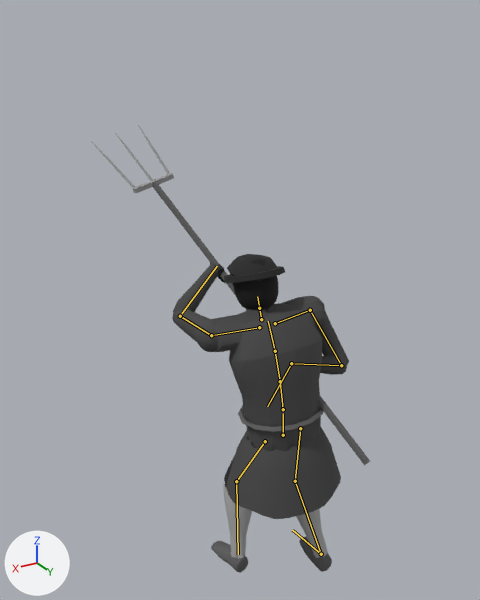
An edit to the FBX model animation/fbx/SK_Char_peasant.fbx, drawn before and after from the same camera.
The view is the same before and after, from a camera (50 mm lens) standing at (1.42, 1.99, 2.44) and looking at (-0.02, -0.41, 1.25). The axes (+X, +Y, +Z) are drawn at lower left. The lights are the same throughout. The picture after the commit comes second. The bones that change, and the others that lie on the model, are drawn over the model as lines.

Names of what the first picture shows: 'Body'.
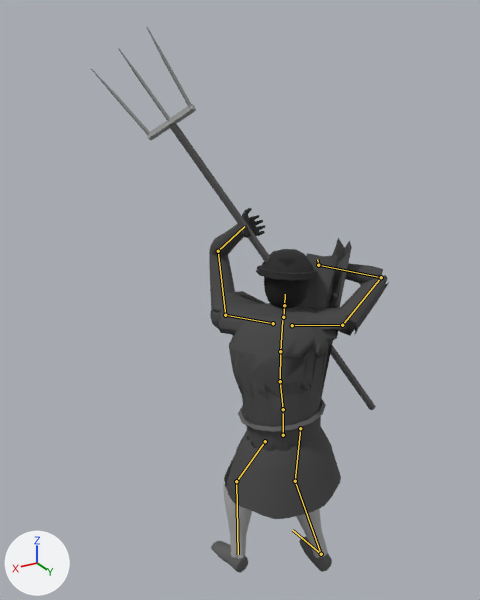
The newer file adds an action. The first version stands in its rest pose; the second is drawn at frame 10 of the action 'Rig|Throw'.

What differs and where, as boxes [x1, y1, x2, y2] in the pictures (480 x 600 px):
'Body', posed (7% wider, 22% taller): before [91, 125, 370, 573]; after [91, 27, 389, 573]
bone 'Spine1', root to tip: before (280, 381) to (275, 351); after (280, 381) to (280, 351)
bone 'Chest', root to tip: before (275, 351) to (268, 321); after (280, 351) to (282, 320)
bone 'UpperArm.L', root to tip: before (211, 335) to (180, 316); after (225, 315) to (218, 251)
bone 'UpperArm.R', root to tip: before (310, 310) to (341, 365); after (342, 325) to (381, 277)
bone 'Forearm.R', root to tip: before (341, 365) to (291, 363); after (381, 277) to (318, 265)

What the commit changed:
Bone 'Spine1' (bone_spine1) turns from (0, 0, 0) to (-11, -28, 11) degrees about its own x, y and z.
Bone 'Chest' (bone_chest) turns from (0, 0, 0) to (0, -9, 4) degrees about its own x, y and z.
Bone 'UpperArm.L' (bone_upperarm_l) turns from (0, 0, 0) to (-51, -17, 7) degrees about its own x, y and z.
Bone 'UpperArm.R' (bone_upperarm_r) turns from (0, 0, 0) to (-156, 24, -52) degrees about its own x, y and z.
Bone 'Forearm.R' (bone_forearm_r) turns from (0, 0, 0) to (-25, -63, 38) degrees about its own x, y and z.
